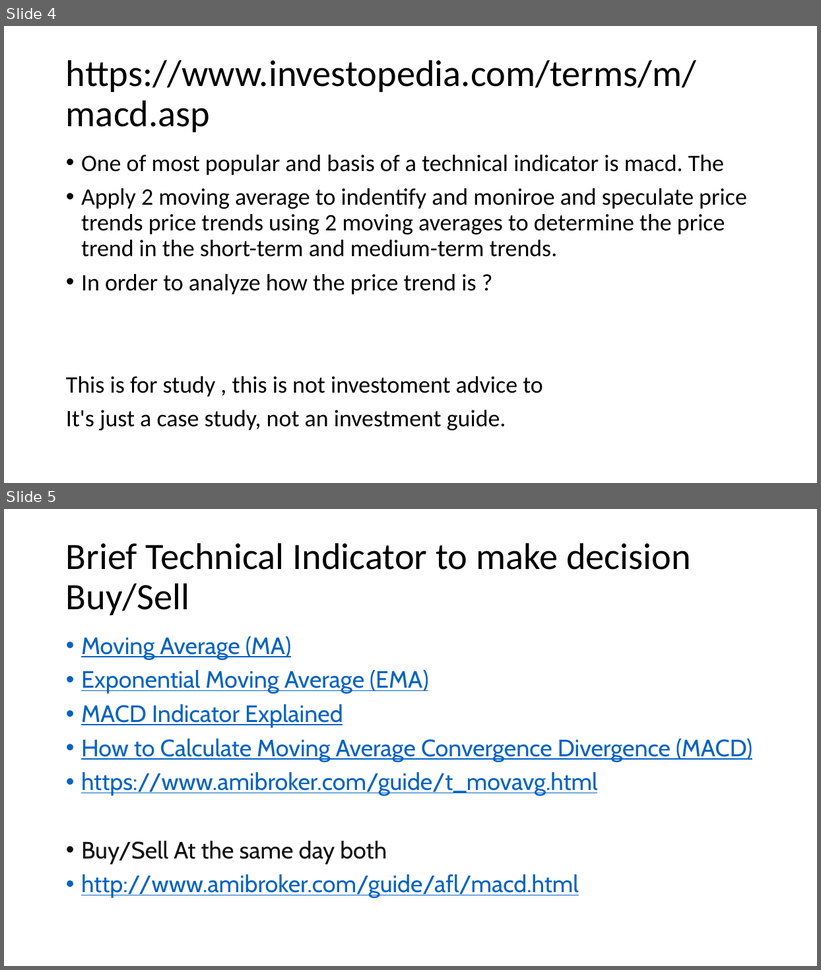
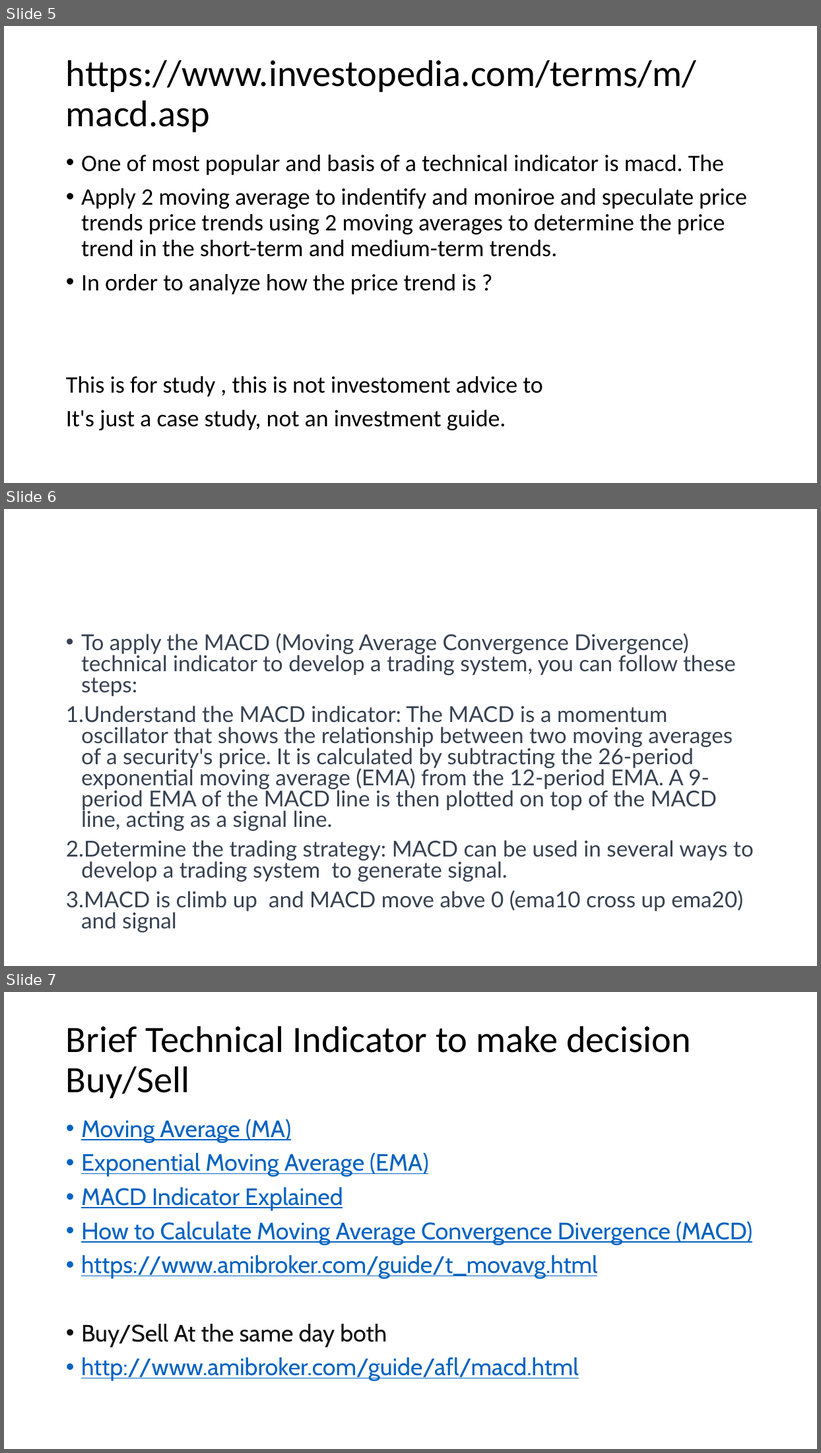
Before and after one commit to technqvi/FinQuant, a slide deck: TradeSimulation/DesBuySell.pptx. Shown one above the other, each under a label of ours: slides 4 and 5 before the commit, slides 5, 6 and 7 after it. The pictures are 821x970 and 821x1453 pixels, drawn with LibreOffice and Linux fonts; fonts in the diff are those of the drawing. Boxes give left, top, right and bottom in pixels: in the first picture for what was removed or moved away, otherwise in the second. Text is boxed around its words. In the diff, an @@ line names an element or a change of style, - is before the commit and + after.

```diff
--- a/TradeSimulation/DesBuySell.pptx
+++ b/TradeSimulation/DesBuySell.pptx
@@ slide 6 added at (4,509,817,966), background #FFFFFF @@
@@ text added at (66,633,754,933), 25.9 pt, text #374151 @@
+• To apply the MACD (Moving Average Convergence Divergence) technical indicator to develop a trading system, you can follow these steps:
+1. Understand the MACD indicator: The MACD is a momentum oscillator that shows the relationship between two moving averages of a security's price. It is calculated by subtracting the 26-period exponential moving average (EMA) from the 12-period EMA. A 9-period EMA of the MACD line is then plotted on top of the MACD line, acting as a signal line.
+2. Determine the trading strategy: MACD can be used in several ways to develop a trading system to generate signal.
+3. MACD is climb up and MACD move abve 0 (ema10 cross up ema20) and signal
@@ what was slide 4 is now slide 5 @@
@@ what was slide 5 is now slide 7 @@
```
Also in this commit, not shown: 1 slide changed, 1 other slide added, 5 other files.
